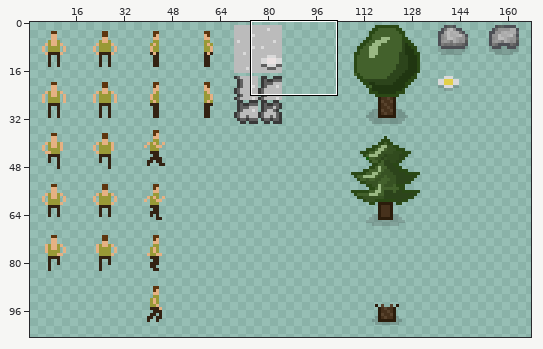
One commit to this sprite sheet: core/assets/spritesheet.png. Above, an overview of the earlier version with the close-up marked.
Close-up. Before:
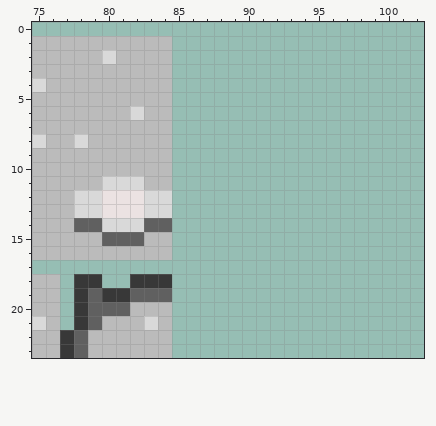
The file is 352x288 pixels. Pixels under 10% opacity are left out. Colours within 5 levels of each other are drawn and written as one. Shown: x 75..102, y 0..23. The wide view leaves out empty margins.
After the commit:
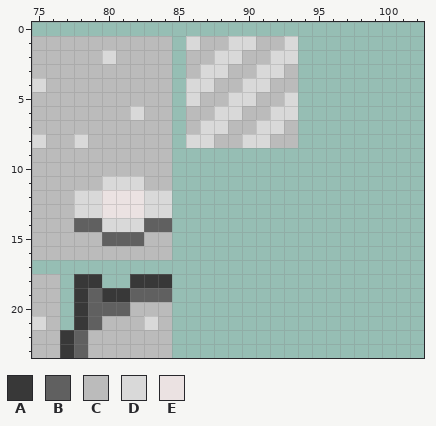
Palette (. is transparent): A #383838  B #606060  C #bbbbbb  D #d9d9d9  E #ebe2e2
Change:
@@ x 84..95 @@
  0 ............
- 1 C...........
- 2 C...........
- 3 C...........
- 4 C...........
- 5 C...........
- 6 C...........
- 7 C...........
- 8 C...........
+ 1 C.DCCDDCCD..
+ 2 C.CCDDCCDD..
+ 3 C.CDDCCDDC..
+ 4 C.DDCCDDCC..
+ 5 C.DCCDDCCD..
+ 6 C.CCDDCCDD..
+ 7 C.CDDCCDDC..
+ 8 C.DDCCDDCC..
  9 C...........
Boxes around the changes in both close-ups, in picture pixels (x1, y1, x2, y2):
added: (186, 36, 298, 148)
